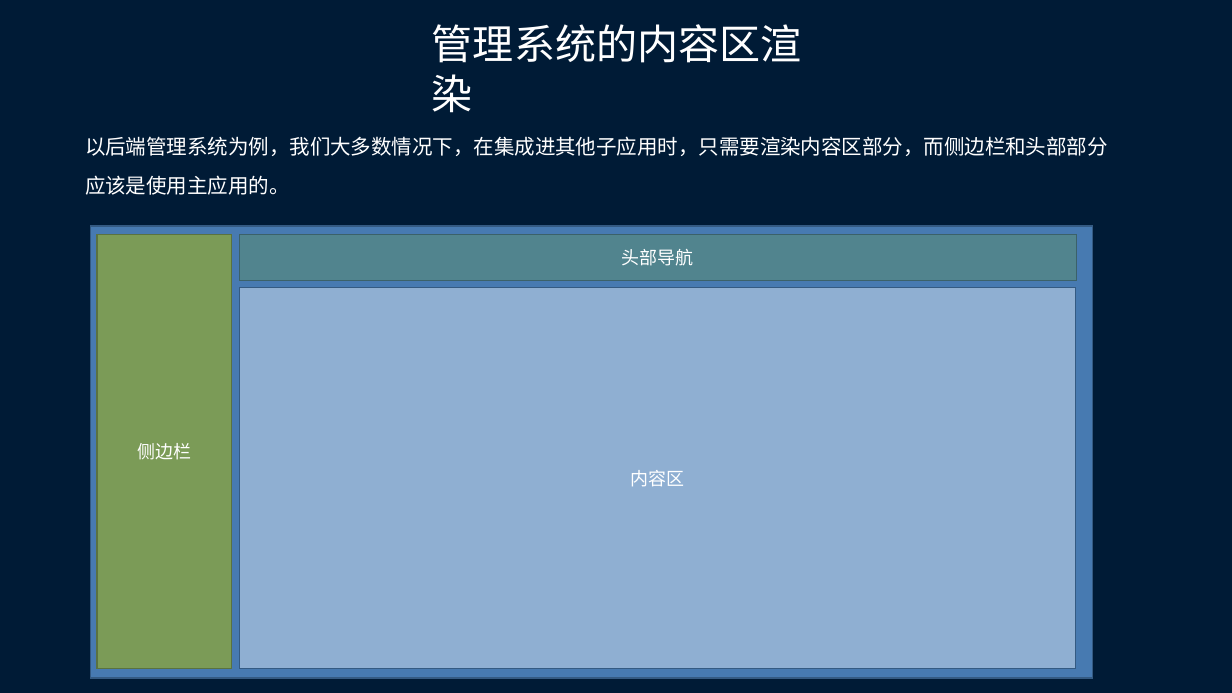
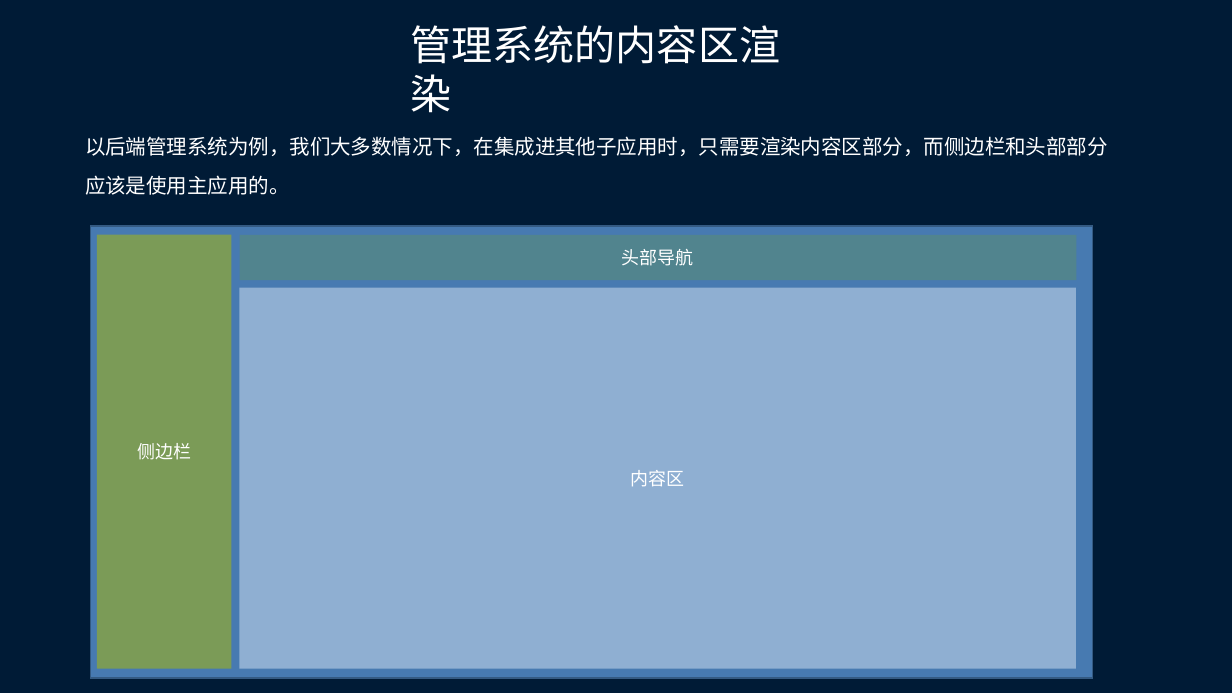
Before and after one commit to cookiepool/summary, a slide deck: slide 25 of 微前端.pptx. Drawn at 1232x693 pixels with LibreOffice and Linux fonts; fonts in the diff are those of the drawing. Boxes give left, top, right and bottom in pixels: in the first picture for what was removed or moved away, otherwise in the second. Text is boxed around its words. In the diff, an @@ line names an element or a change of style, - is before the commit and + after.

Commit message:
update

```diff
--- a/微前端.pptx
+++ b/微前端.pptx
@@ text "管理系统的内容区渲染": place and size @@
-text "管理系统的内容区渲染" at [432, 24, 802, 63]
+text "管理系统的内容区渲染" at [411, 25, 781, 64]
@@ rectangle "侧边栏" at [97, 235, 232, 669]: outline #5B7340 1 pt to none @@
@@ rectangle "头部导航" at [239, 235, 1077, 280]: outline #3C6269 1 pt to none @@
@@ rectangle "内容区" at [239, 287, 1076, 668]: outline #355A83 1 pt to none @@
```
Also in this commit, not shown: 1 other slide changed, 1 slide added.
